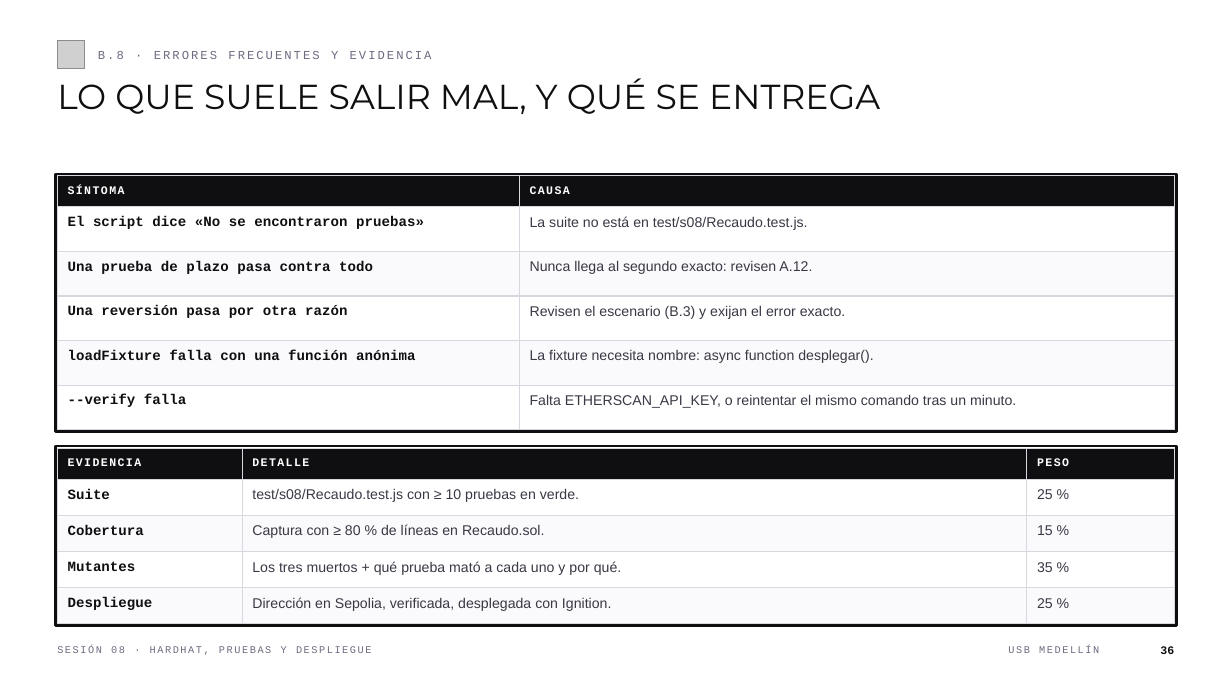
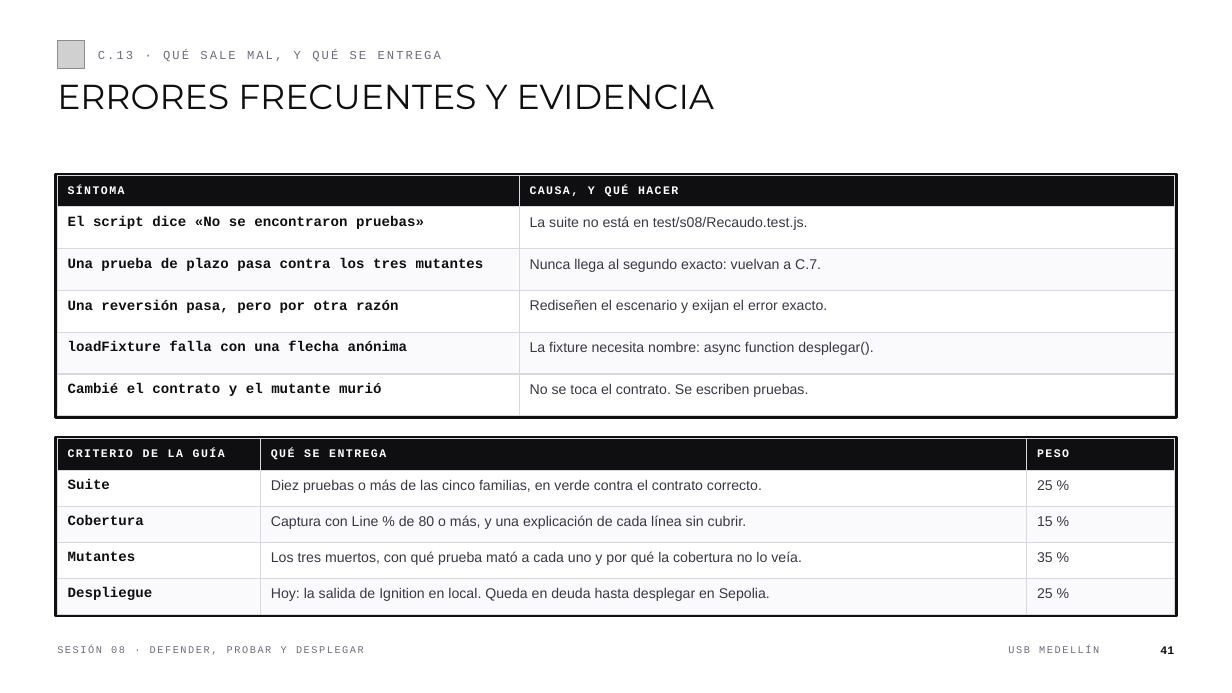
Before and after one commit to andresdapena81/curso-blockchain-web3-usb, a slide deck: slide 41 of material/Sesion-08-Blockchain-Web3.pptx (slide 36 before the commit). Drawn at 1232x693 pixels with LibreOffice and Linux fonts; fonts in the diff are those of the drawing; grey boxes stand for pictures. Boxes give left, top, right and bottom in pixels: in the first picture for what was removed or moved away, otherwise in the second. Text is boxed around its words. In the diff, an @@ line names an element or a change of style, - is before the commit and + after.

```diff
--- a/material/Sesion-08-Blockchain-Web3.pptx
+++ b/material/Sesion-08-Blockchain-Web3.pptx
@@ text at (98, 50, 441, 61): text changed @@
-B.8 · ERRORES FRECUENTES Y EVIDENCIA
+C.13 · QUÉ SALE MAL, Y QUÉ SE ENTREGA
@@ text at (57, 84, 714, 110): text changed @@
-LO QUE SUELE SALIR MAL, Y QUÉ SE ENTREGA
+ERRORES FRECUENTES Y EVIDENCIA
@@ rectangle: place and size @@
-rectangle at (55, 174, 1177, 432)
+rectangle at (55, 174, 1177, 418)
@@ table at (57, 176, 1175, 401) @@
-row 1, column 2: CAUSA
+row 1, column 2: CAUSA, Y QUÉ HACER
-row 3, column 1: Una prueba de plazo pasa contra todo
+row 3, column 1: Una prueba de plazo pasa contra los tres mutantes
-row 3, column 2: Nunca llega al segundo exacto: revisen A.12.
+row 3, column 2: Nunca llega al segundo exacto: vuelvan a C.7.
-row 4, column 1: Una reversión pasa por otra razón
+row 4, column 1: Una reversión pasa, pero por otra razón
-row 4, column 2: Revisen el escenario (B.3) y exijan el error exacto.
+row 4, column 2: Rediseñen el escenario y exijan el error exacto.
-row 5, column 1: loadFixture falla con una función anónima
+row 5, column 1: loadFixture falla con una flecha anónima
-row 6, column 1: --verify falla
+row 6, column 1: Cambié el contrato y el mutante murió
-row 6, column 2: Falta ETHERSCAN_API_KEY, o reintentar el mismo comando tras un minuto.
+row 6, column 2: No se toca el contrato. Se escriben pruebas.
@@ rectangle: place and size @@
-rectangle at (55, 446, 1177, 626)
+rectangle at (55, 437, 1177, 616)
@@ table: place and size @@
-table at (57, 448, 1175, 615)
+table at (57, 439, 1175, 605)
@@ table at (57, 439, 1175, 605) @@
-row 1, column 1: EVIDENCIA
+row 1, column 1: CRITERIO DE LA GUÍA
-row 1, column 2: DETALLE
+row 1, column 2: QUÉ SE ENTREGA
-row 2, column 2: test/s08/Recaudo.test.js con ≥ 10 pruebas en verde.
+row 2, column 2: Diez pruebas o más de las cinco familias, en verde contra el contrato correcto.
-row 3, column 2: Captura con ≥ 80 % de líneas en Recaudo.sol.
+row 3, column 2: Captura con Line % de 80 o más, y una explicación de cada línea sin cubrir.
-row 4, column 2: Los tres muertos + qué prueba mató a cada uno y por qué.
+row 4, column 2: Los tres muertos, con qué prueba mató a cada uno y por qué la cobertura no lo veía.
-row 5, column 2: Dirección en Sepolia, verificada, desplegada con Ignition.
+row 5, column 2: Hoy: la salida de Ignition en local. Queda en deuda hasta desplegar en Sepolia.
@@ text at (57, 646, 364, 655): text changed @@
-SESIÓN 08 · HARDHAT, PRUEBAS Y DESPLIEGUE
+SESIÓN 08 · DEFENDER, PROBAR Y DESPLEGAR
@@ text at (1160, 646, 1174, 654): text changed @@
-36
+41
```
Also in this commit, not shown: 29 other slides changed, 27 slides added, 13 slides removed, 2 other files.
